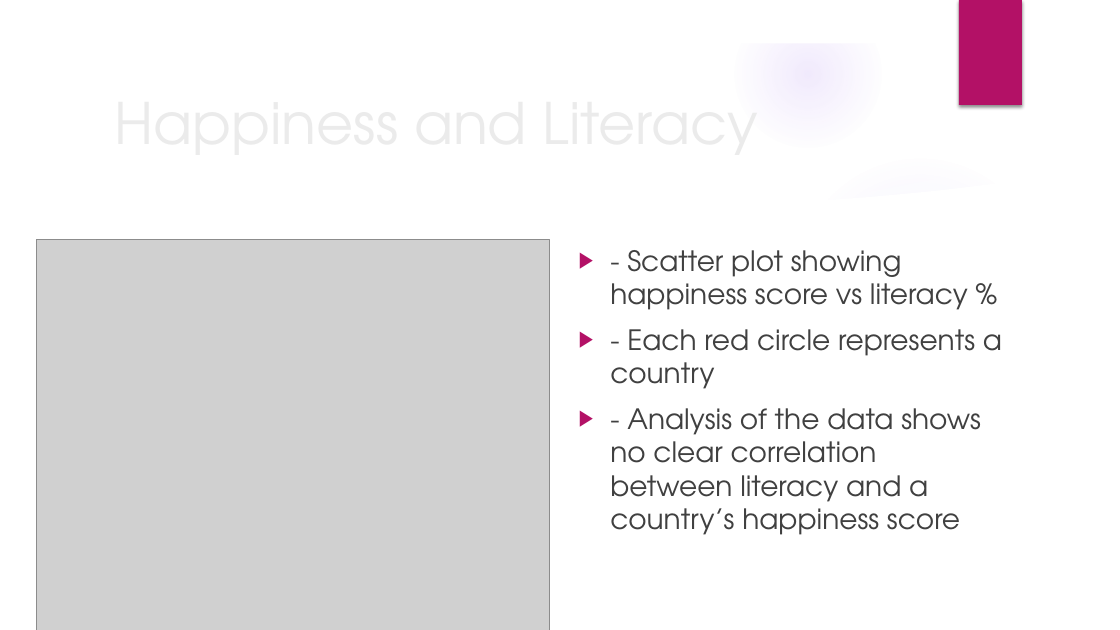
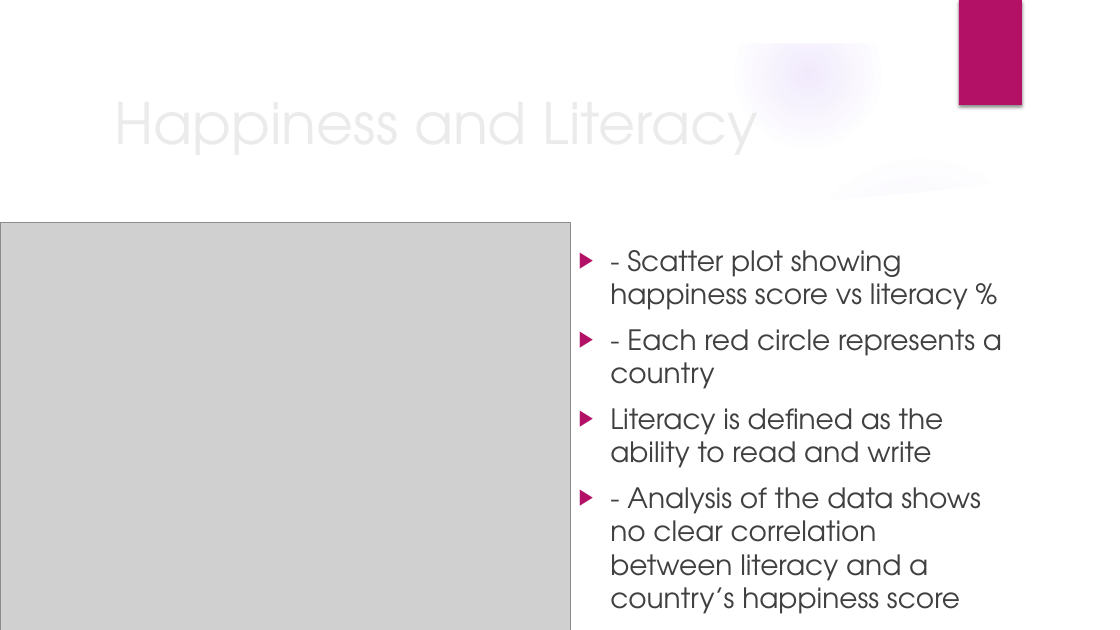
Before and after one commit to setholindaman/Group-Project-1, a slide deck: slide 10 of Happiness vs Indicators_consolidated.pptx. Drawn at 1120x630 pixels with LibreOffice and Linux fonts; fonts in the diff are those of the drawing; grey boxes stand for pictures; background and template pictures are left out. Boxes give left, top, right and bottom in pixels: in the first picture for what was removed or moved away, otherwise in the second. Text is boxed around its words. In the diff, an @@ line names an element or a change of style, - is before the commit and + after.

```diff
--- a/Happiness vs Indicators_consolidated.pptx
+++ b/Happiness vs Indicators_consolidated.pptx
@@ picture: place and size @@
-picture at <box>37,239,549,630</box>
+picture at <box>0,223,571,630</box>
@@ text at <box>610,408,944,468</box>: paragraph added @@
+▶ Literacy is defined as the ability to read and write
```
Also in this commit, not shown: 3 other slides changed, 26 other files.
